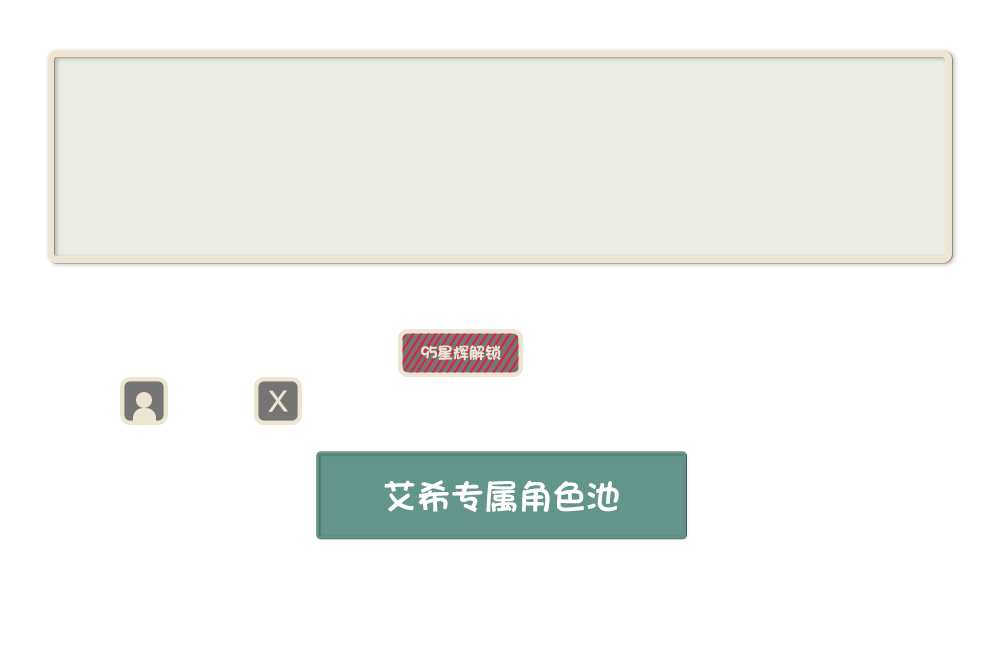
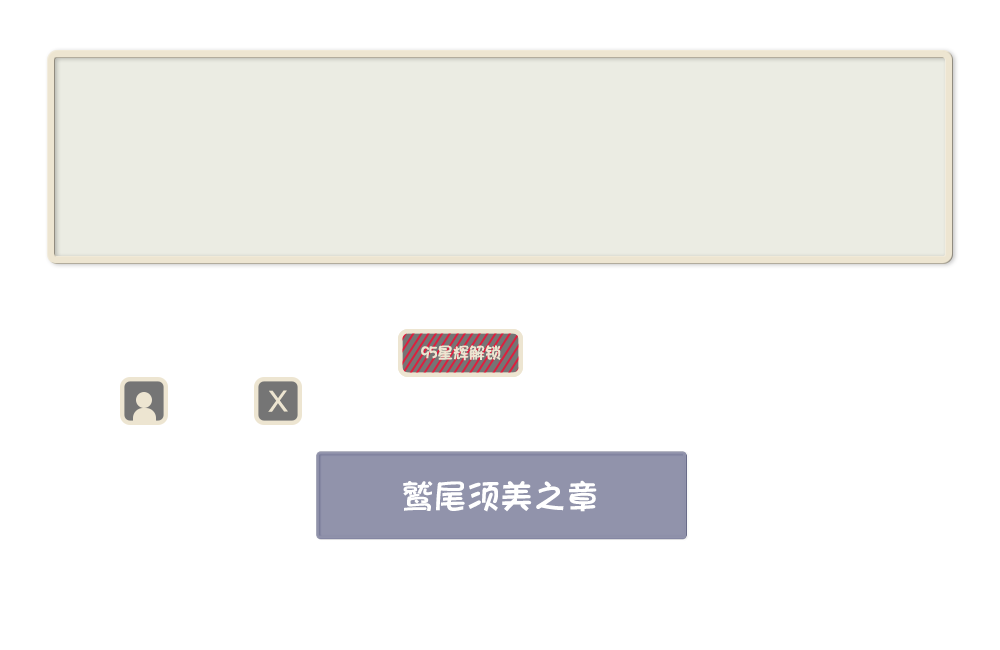
Revision of a layered 1000×650 image; what changed, layer by layer:
added layer "鹫尾须美之章" above "专属角色池" over [403, 480, 597, 512]
renamed "艾希专属角色池" to "专属角色池", painted on it over [316, 451, 688, 540]
